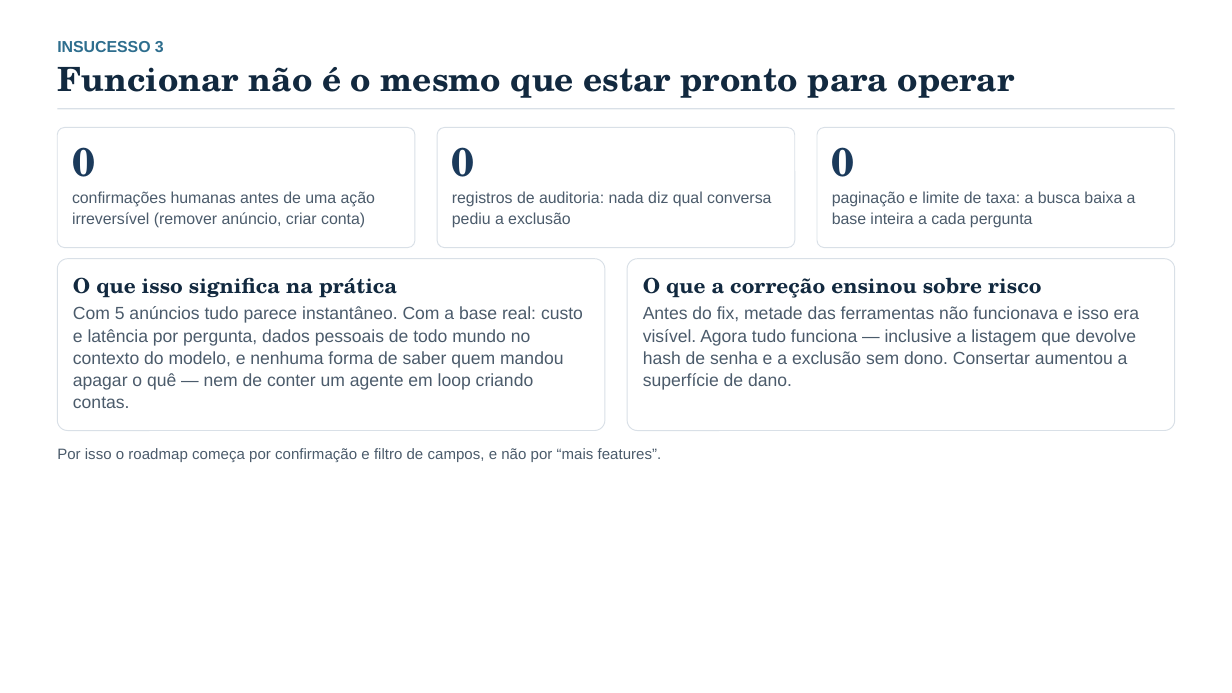
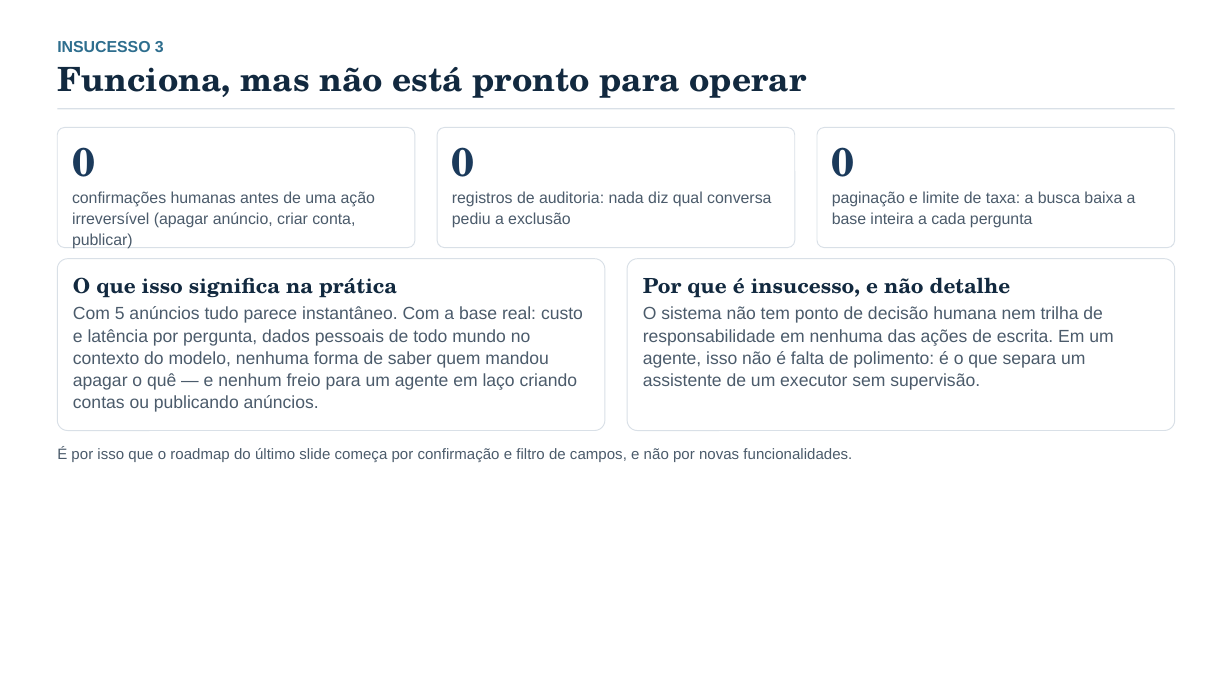
Before and after one commit to edu-correia/project-mcp-pet-adoption, a slide deck: slide 11 of docs/apresentacao-analise-pethouse-mcp.pptx (slide 12 before the commit). Drawn at 1232x693 pixels with LibreOffice and Linux fonts; fonts in the diff are those of the drawing. Boxes give left, top, right and bottom in pixels: in the first picture for what was removed or moved away, otherwise in the second. Text is boxed around its words. In the diff, an @@ line names an element or a change of style, - is before the commit and + after.

Commit message:
docs: apresenta a analise da solucao no estado atual (15 slides, sem antes/depois)
- deck reescrito: numeros e tese, arquitetura da ponte, inventario das 12 tools,
  metodo de verificacao, casos de uso, demo, tres insucessos e seguranca
- removidas as referencias a correcao/versao anterior: o material descreve o
  sistema como ele e (publico nao tem contexto de mudanca)
- roteiro de falas refeito para 4 pessoas sobre os 15 slides

```diff
--- a/docs/apresentacao-analise-pethouse-mcp.pptx
+++ b/docs/apresentacao-analise-pethouse-mcp.pptx
@@ text at [57,67,807,98]: text changed @@
-Funcionar não é o mesmo que estar pronto para operar
+Funciona, mas não está pronto para operar
@@ text at [72,191,375,249]: text changed @@
-confirmações humanas antes de uma ação irreversível (remover anúncio, criar conta)
+confirmações humanas antes de uma ação irreversível (apagar anúncio, criar conta, publicar)
@@ text at [643,277,1113,390]: text changed @@
-O que a correção ensinou sobre risco
-Antes do fix, metade das ferramentas não funcionava e isso era visível. Agora tudo funciona — inclusive a listagem que devolve hash de senha e a exclusão sem dono. Consertar aumentou a superfície de dano.
+Por que é insucesso, e não detalhe
+O sistema não tem ponto de decisão humana nem trilha de responsabilidade em nenhuma das ações de escrita. Em um agente, isso não é falta de polimento: é o que separa um assistente de um executor sem supervisão.
@@ text at [73,306,583,412]: text changed @@
-Com 5 anúncios tudo parece instantâneo. Com a base real: custo e latência por pergunta, dados pessoais de todo mundo no contexto do modelo, e nenhuma forma de saber quem mandou apagar o quê — nem de conter um agente em loop criando contas.
+Com 5 anúncios tudo parece instantâneo. Com a base real: custo e latência por pergunta, dados pessoais de todo mundo no contexto do modelo, nenhuma forma de saber quem mandou apagar o quê — e nenhum freio para um agente em laço criando contas ou publicando anúncios.
@@ text at [57,447,852,462]: text changed @@
-Por isso o roadmap começa por confirmação e filtro de campos, e não por “mais features”.
+É por isso que o roadmap do último slide começa por confirmação e filtro de campos, e não por novas funcionalidades.
```
Also in this commit, not shown: 14 other slides changed, 1 slide removed, 4 other files.
